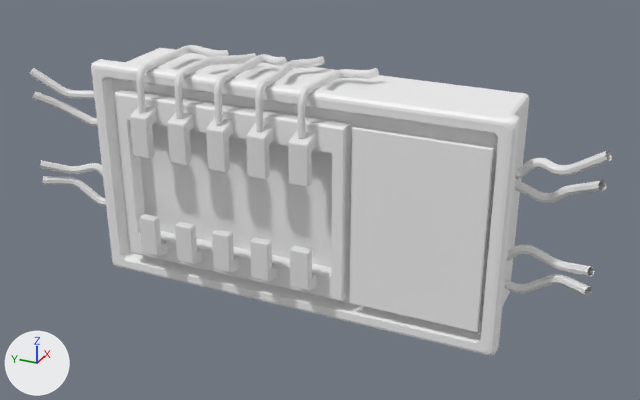
One commit to the FBX model Assets/Meshes/Stations/New/EnergyPanelRemodel.fbx: the scene before it, then after it.
The view is the same before and after, from a 50 mm lens placed at (-2.05, 6.26, 3.9), pointed at (2.89, 8.48, 1.43). The lights are fixed; the arrows at lower left show +X, +Y and +Z. The first picture is the older version. Where no turn or scale is listed for an object, it has been applied to the vertices.

The first picture shows 'EnergyPanel'.
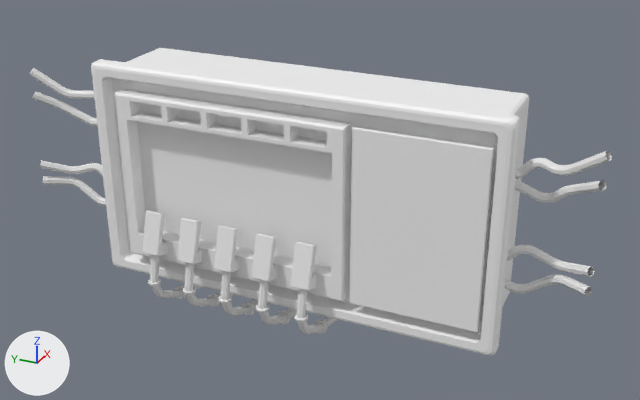
Pixel boxes (x1, y1, x2, y2) of what changed, in the pictures (640 x 400 px):
'EnergyPanel', reshaped: before (29, 45, 612, 356); after (29, 48, 612, 356)
part 1 of me_cube_028, added: after (295, 289, 338, 334)
part 2 of me_cube_028, added: after (148, 255, 201, 299)
part 3 of me_cube_028, added: after (183, 263, 234, 307)
part 4 of me_cube_028, added: after (219, 271, 258, 316)
part 5 of me_cube_028, added: after (256, 280, 297, 325)
part 6 of me_cube_028, deleted: before (130, 45, 379, 187)
part 7 of me_cube_028, cut back: (115, 89, 492, 332) in both

Edits to the bpy script that builds the scene:
```text
Add mat_td_checker:
    mat_td_checker = principled_material('TD_Checker')
    mat_td_checker.base_color = (0.8, 0.8, 0.8)  # white #e7e7e7
Change me_cube_028:
    used by ob_energypanel; location = (2.681, 8.65, 1.583)
    remove me_cube_028.from_pydata(...)  # 2292 vertices, 2125 faces; spans x -0.36..0.48, y -2.0..2.0, z -0.78..0.78
    add me_cube_028.from_pydata(...)  # 2554 vertices, 2407 faces; spans x -0.38..0.65, y -2.0..2.0, z -1.1..0.73
    me_cube_028 part 1: a new loose piece of 176 vertices spanning x -0.38..0.65, y -0.34..-0.23, z -1.1..-0.53, in mat_td_checker (white #e7e7e7)
    me_cube_028 part 2: a new loose piece of 176 vertices spanning x -0.38..0.65, y 0.78..0.88, z -1.1..-0.53, in mat_td_checker (white #e7e7e7)
    me_cube_028 part 3: a new loose piece of 176 vertices spanning x -0.38..0.65, y 0.5..0.6, z -1.1..-0.53, in mat_td_checker (white #e7e7e7)
    me_cube_028 part 4: a new loose piece of 176 vertices spanning x -0.38..0.65, y 0.22..0.33, z -1.1..-0.53, in mat_td_checker (white #e7e7e7)
    me_cube_028 part 5: a new loose piece of 176 vertices spanning x -0.38..0.65, y -0.06..0.05, z -1.1..-0.53, in mat_td_checker (white #e7e7e7)
    me_cube_028 part 6: 10 loose pieces with 654 vertices, spanning x -0.36..0.41, y -0.54..0.9, z 0.19..0.78, are deleted
    me_cube_028 part 7
    39 vertices are removed from x -0.25..-0.13, y -1.38..0.76, z -0.61..0.56
    61 faces are deleted
    40 vertices in x -0.36, y -0.35..0.9, z -0.25..-0.24 move by (0.08, 0.0, 0.01)
    15 vertices in x -0.31, y -0.34..0.89, z -0.24 move by (0.08, 0.0, -0.02)
    15 vertices in x -0.3, y -0.34..0.89, z -0.25 move by (0.07, 0.0, -0.01)
    10 vertices in x -0.31, y -0.35..0.9, z -0.25 move by (0.08, 0.0, -0.01)
    7 vertices move from x -0.25..-0.13, y -0.19..0.76, z 0.39..0.55 to x -0.25..-0.13, y -0.18..0.73, z 0.39..0.55
    17 vertices are added at x -0.25..-0.14, y -0.42..0.97, z 0.42..0.55
    6 new vertices lie (0.0, -0.25, 0.0) away from vertices in x -0.25..-0.13, y 0.11..0.43, z 0.39..0.56
    9 new vertices lie (0.0, -0.04, 0.0) away from vertices in x -0.25..-0.13, y -0.14..0.76, z 0.39..0.56
    6 new vertices lie (0.0, 0.04, 0.0) away from vertices in x -0.25..-0.13, y -0.19..0.11, z 0.39..0.56
    6 new vertices lie (0.0, 0.25, 0.0) away from vertices in x -0.25..-0.13, y -0.14..0.44, z 0.39..0.56
    7 new vertices lie (0.0, 0.04, 0.0) away from vertices in x -0.25..-0.13, y 0.11..0.69, z 0.39..0.56
    8 new vertices lie (0.0, 0.0, 0.1) away from vertices in x -0.25, y -0.18..0.73, z 0.42
    16 new vertices lie (0.11, 0.0, 0.0) away from vertices in x -0.25, y -0.18..0.73, z 0.42..0.52
    97 new faces join them, mat_basemat_001 (white #f4f4f4)
    add me_cube_028.materials.append(mat_td_checker)  # white #e7e7e7
```
